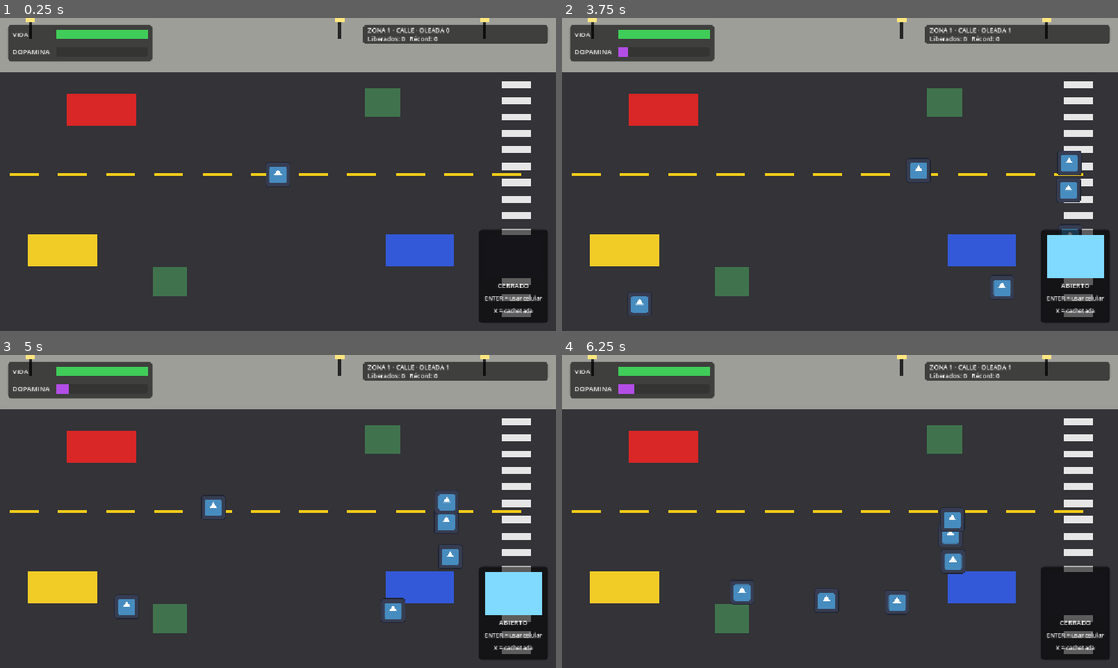
Above: before the commit, frames 1-4 (two rows, left to right).
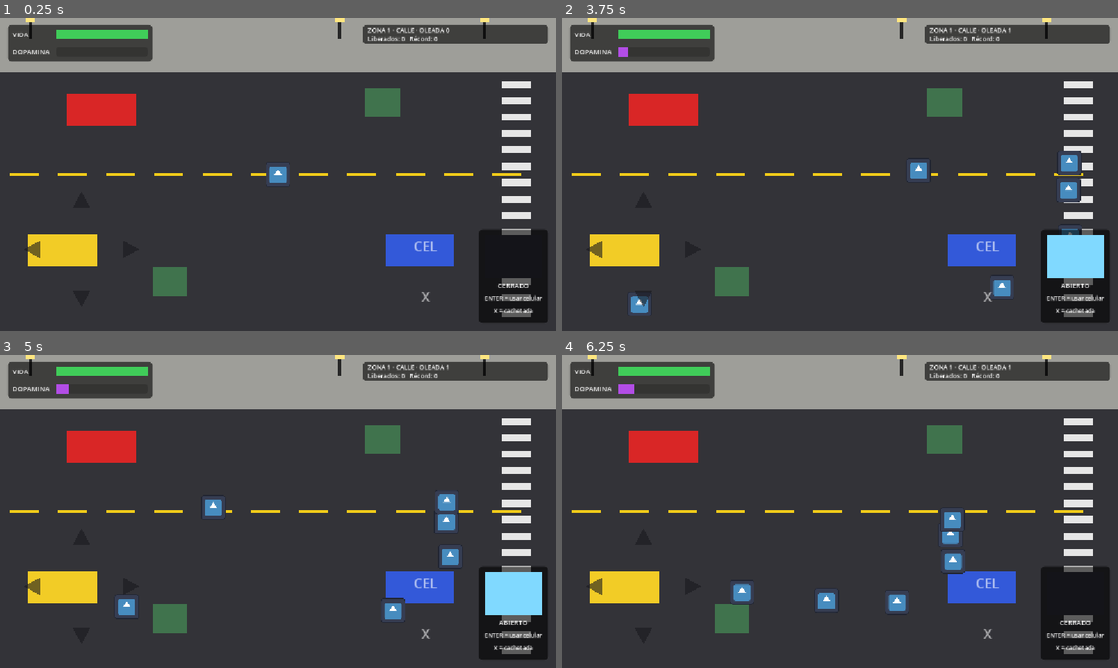
Above: after the commit, the same moments.

Repository: Moon-collab1/Brainrot-Breakout
Game: Godot game, scene res://zona_1/zona_1.tscn
Two runs of this game, one before a commit and one after it. Both use one fixed random seed, a clock stepped at 60 frames per second and the inputs below. The engine's default icon, where the game draws it, is replaced by a stand-in: a white triangle on a blue panel in a dark square.
Inputs:
- Up to frame 1 (0.25 s): no input
- Up to frame 2 (3.75 s): tap Enter (ui_accept) at 0.5, 0.77, 0.8, 1.07, 1.35, 1.52, 1.82, 2.3, 2.75, 3.02, 3.32, 3.6 s; hold Right (ui_right) 0.53-1.28 s; tap X (cachetada) at 0.6, 1.55, 2.1, 2.85 s; hold Down (ui_down) 1.28-2.03 s; hold Right (ui_right) 2.03-2.78 s; hold Up (ui_up) 2.78-3.53 s; hold Left (ui_left) from 3.53 s (still down)
- Up to frame 3 (5 s): keep holding Left (ui_left); tap Enter (ui_accept) at 3.77, 4.07, 4.52, 4.82 s; tap X (cachetada) at 4.35 s
- Up to frame 4 (6.25 s): release Left (ui_left) at 5.03 s; hold Down (ui_down) 5.03-5.78 s; tap X (cachetada) at 5.1, 6.05 s; tap Enter (ui_accept) at 5.3, 5.85, 6.02 s; hold Right (ui_right) from 5.78 s (still down)

The runs differ from the first frame. In frame 1, 0.2% of the frame differs, in the area x 5-79%, y 71-91%; in frame 2, 0.2%, in the area x 5-79%, y 71-93%; in frame 3, 0.2%; in frame 4, 0.2%.

Commit message:
Agrega controles táctiles en pantalla
Se crea controles_tactiles.gd con cruceta, botón de cachetada y botón de celular usando TouchScreenButton. hud.gd los carga en _ready(), así aparecen en todas las zonas que usen el HUD. Solo se muestran en pantallas táctiles.

Diff:
--- /dev/null
+++ b/Brainrot-Breakout/comun/hud/controles_tactiles.gd
@@ -0,0 +1,136 @@
+extends Node2D
+# "extends Node2D" significa: este script es un nodo 2D.
+# Lo elegimos porque el botón táctil de Godot (TouchScreenButton) también es un
+# Node2D, así que nuestros botones pueden colgar de este nodo como hijos.
+
+# =====================================================================
+# CONSTANTES: valores fijos que puedes ajustar aquí arriba sin tocar el resto
+# =====================================================================
+
+# true  = los botones se ven siempre (sirve para probar en el computador).
+# false = solo se ven en pantallas táctiles (celular y tablet). Es el valor final.
+const PROBAR_EN_PC = false
+const TAM = 90.0       # ancho y alto de cada botón, en píxeles
+const SEP = 100.0      # distancia entre el centro de la cruceta y cada flecha
+const MARGEN = 24.0    # espacio entre los botones y el borde de la pantalla
+
+# =====================================================================
+# VARIABLES: aquí guardamos cada botón para poder moverlo después
+# (en GDScript una variable sin valor empieza en null y se llena en _ready)
+# =====================================================================
+var b_arriba
+var b_abajo
+var b_izq
+var b_der
+var b_cachetada
+var b_celular
+
+# _ready() la llama Godot UNA sola vez, cuando este nodo entra a la escena.
+# Aquí construimos todos los botones.
+func _ready():
+	# Las flechas: cada una recibe la acción del teclado que va a "presionar"
+	# y los grados que se gira el triángulo (0 arriba, 90 derecha, 180 abajo, 270 izquierda).
+	# Usamos las mismas acciones que ya lee jugador.gd, por eso no hay que cambiarlo.
+	b_arriba = crear_flecha("ui_up", 0)
+	b_der = crear_flecha("ui_right", 90)
+	b_abajo = crear_flecha("ui_down", 180)
+	b_izq = crear_flecha("ui_left", 270)
+	# Botón de la cachetada: dispara la acción "cachetada" (la misma tecla X)
+	b_cachetada = crear_boton("cachetada", "X", Color(0.9, 0.3, 0.3))
+	# Botón del celular: dispara "ui_accept" (la misma tecla Enter o Espacio)
+	b_celular = crear_boton("ui_accept", "CEL", Color(0.3, 0.6, 0.95))
+	# Los ponemos en su lugar según el tamaño actual de la pantalla
+	colocar()
+	# size_changed es una SEÑAL: Godot la emite cuando cambia el tamaño de la ventana.
+	# connect() dice "cuando pase eso, llama a colocar()". Así los botones siguen
+	# bien ubicados si el celular se gira o la ventana cambia de tamaño.
+	get_viewport().size_changed.connect(colocar)
+
+# Calcula la posición de cada botón según el tamaño de la pantalla
+func colocar():
+	# Tamaño de la parte visible de la pantalla (ancho, alto)
+	var pant = get_viewport().get_visible_rect().size
+	# "cruz" es el centro de la cruceta: abajo a la izquierda, dejando margen
+	var cruz = Vector2(MARGEN + SEP + TAM / 2.0, pant.y - MARGEN - SEP - TAM / 2.0)
+	# Cada flecha queda a una distancia SEP del centro, en su dirección
+	centrar(b_arriba, cruz + Vector2(0, -SEP))   # arriba: y menor
+	centrar(b_abajo, cruz + Vector2(0, SEP))     # abajo: y mayor
+	centrar(b_izq, cruz + Vector2(-SEP, 0))      # izquierda: x menor
+	centrar(b_der, cruz + Vector2(SEP, 0))       # derecha: x mayor
+	# Los botones de acción van abajo a la derecha, a la izquierda del recuadro
+	# del celular del HUD (ese recuadro mide 160 px de ancho)
+	centrar(b_cachetada, Vector2(pant.x - 270, pant.y - 70))
+	centrar(b_celular, Vector2(pant.x - 270, pant.y - 175))
+
+# En Godot la posición de un botón es su esquina superior izquierda.
+# Esta función permite darle el CENTRO que queremos: resta la mitad del tamaño.
+func centrar(boton, centro):
+	boton.position = centro - Vector2(TAM, TAM) / 2.0
+
+# Crea un botón redondo con un texto adentro y lo devuelve
+func crear_boton(accion, texto, color):
+	# TouchScreenButton es el nodo de Godot hecho para pantallas táctiles.
+	# A diferencia de un Button normal, atiende VARIOS dedos a la vez
+	# (por ejemplo, moverte y pegar al mismo tiempo).
+	var b = TouchScreenButton.new()
+	# La imagen del botón: un círculo de color hecho por la función circulo()
+	b.texture_normal = circulo(color)
+	# "action" es el nombre de una acción del Mapa de entrada. Al tocar el botón,
+	# Godot hace como si se presionara esa tecla; por eso jugador.gd funciona igual.
+	b.action = accion
+	# passby_press: si deslizas el dedo hasta este botón, también se activa
+	b.passby_press = true
+	# modulate cambia el color; el último número (0.6) es la opacidad: 60 % visible
+	b.modulate = Color(1, 1, 1, 0.6)
+	# Decide cuándo se muestra el botón
+	if PROBAR_EN_PC:
+		b.visibility_mode = TouchScreenButton.VISIBILITY_ALWAYS
+	else:
+		b.visibility_mode = TouchScreenButton.VISIBILITY_TOUCHSCREEN_ONLY
+	# Label = texto. Lo hacemos del mismo tamaño del botón y lo centramos
+	var l = Label.new()
+	l.text = texto
+	l.size = Vector2(TAM, TAM)
+	l.horizontal_alignment = HORIZONTAL_ALIGNMENT_CENTER
+	l.vertical_alignment = VERTICAL_ALIGNMENT_CENTER
+	l.add_theme_font_size_override("font_size", 28)   # tamaño de la letra
+	# add_child() lo cuelga como hijo: el texto se mueve junto con el botón
+	b.add_child(l)
+	# Y el botón se cuelga de este nodo para que entre al juego
+	add_child(b)
+	return b
+
+# Crea un botón redondo con un triángulo adentro (para la cruceta)
+func crear_flecha(accion, grados):
+	# Primero un botón normal, sin texto
+	var b = crear_boton(accion, "", Color(0.8, 0.8, 0.8))
+	# Polygon2D dibuja una figura a partir de sus puntos. Usamos triángulos en vez
+	# de los caracteres ▲▼ porque algunas fuentes no los traen y en la versión
+	# web saldrían como cuadritos.
+	var tri = Polygon2D.new()
+	# Tres puntos (x, y) centrados en (0, 0): la punta arriba y la base abajo
+	tri.polygon = PackedVector2Array([Vector2(0, -20), Vector2(18, 14), Vector2(-18, 14)])
+	tri.color = Color(0.1, 0.1, 0.12)               # casi negro
+	tri.position = Vector2(TAM, TAM) / 2.0          # al centro del botón
+	tri.rotation_degrees = grados                   # lo giramos hacia donde apunta
+	b.add_child(tri)
+	return b
+
+# Dibuja un círculo de color sin necesitar ninguna imagen (los assets no existen aún)
+func circulo(color):
+	# Un Gradient es un degradado: una lista de colores con su posición de 0.0 a 1.0.
+	# Centro y hasta el 90 % del radio: color sólido; el último 10 %: se vuelve
+	# transparente (alpha 0.0), lo que da un borde suave.
+	var g = Gradient.new()
+	g.offsets = PackedFloat32Array([0.0, 0.9, 1.0])
+	g.colors = PackedColorArray([color, color, Color(color.r, color.g, color.b, 0.0)])
+	# GradientTexture2D convierte el degradado en una imagen cuadrada
+	var t = GradientTexture2D.new()
+	t.gradient = g
+	t.width = int(TAM)
+	t.height = int(TAM)
+	# FILL_RADIAL = el degradado va del centro hacia afuera (en forma de círculo)
+	t.fill = GradientTexture2D.FILL_RADIAL
+	t.fill_from = Vector2(0.5, 0.5)   # empieza en el centro de la imagen
+	t.fill_to = Vector2(1.0, 0.5)     # termina en el borde: ese es el radio
+	return t
--- a/Brainrot-Breakout/comun/hud/hud.gd
+++ b/Brainrot-Breakout/comun/hud/hud.gd
@@ -14,6 +14,15 @@
 @onready var pantalla_cel = $SlotCelular/Pantalla
 @onready var estado_cel = $SlotCelular/Estado
 @onready var flash = $Flash
+# _ready() se ejecuta una vez cuando el HUD entra a la escena
+func _ready():
+	# Node2D.new() crea un nodo vacío, sin que exista en ninguna escena (.tscn)
+	var ct = Node2D.new()
+	# set_script() le pone nuestro script de controles táctiles. preload() carga
+	# el archivo al arrancar el juego, antes de que se necesite.
+	ct.set_script(preload("res://comun/hud/controles_tactiles.gd"))
+	# add_child() lo cuelga del HUD, y así aparece en todas las zonas que usen este HUD
+	add_child(ct)
 
 func _process(_delta):
 	barra_vida.value = jug.vida
Not shown, added: Brainrot-Breakout/comun/hud/controles_tactiles.gd.uid
